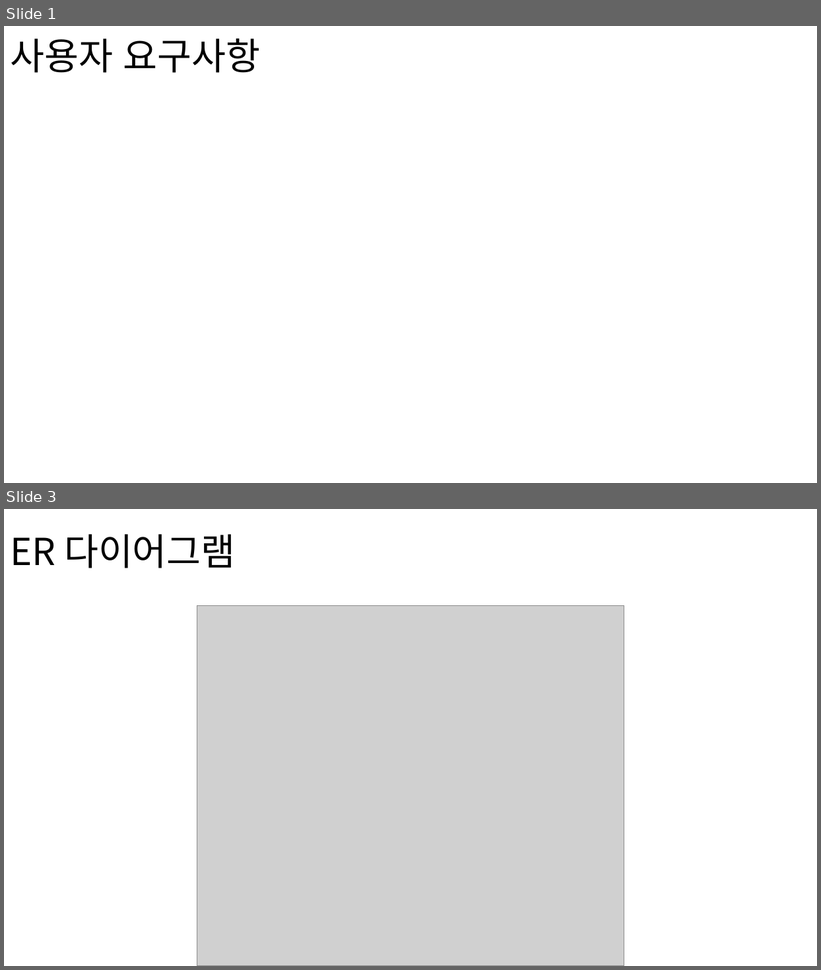
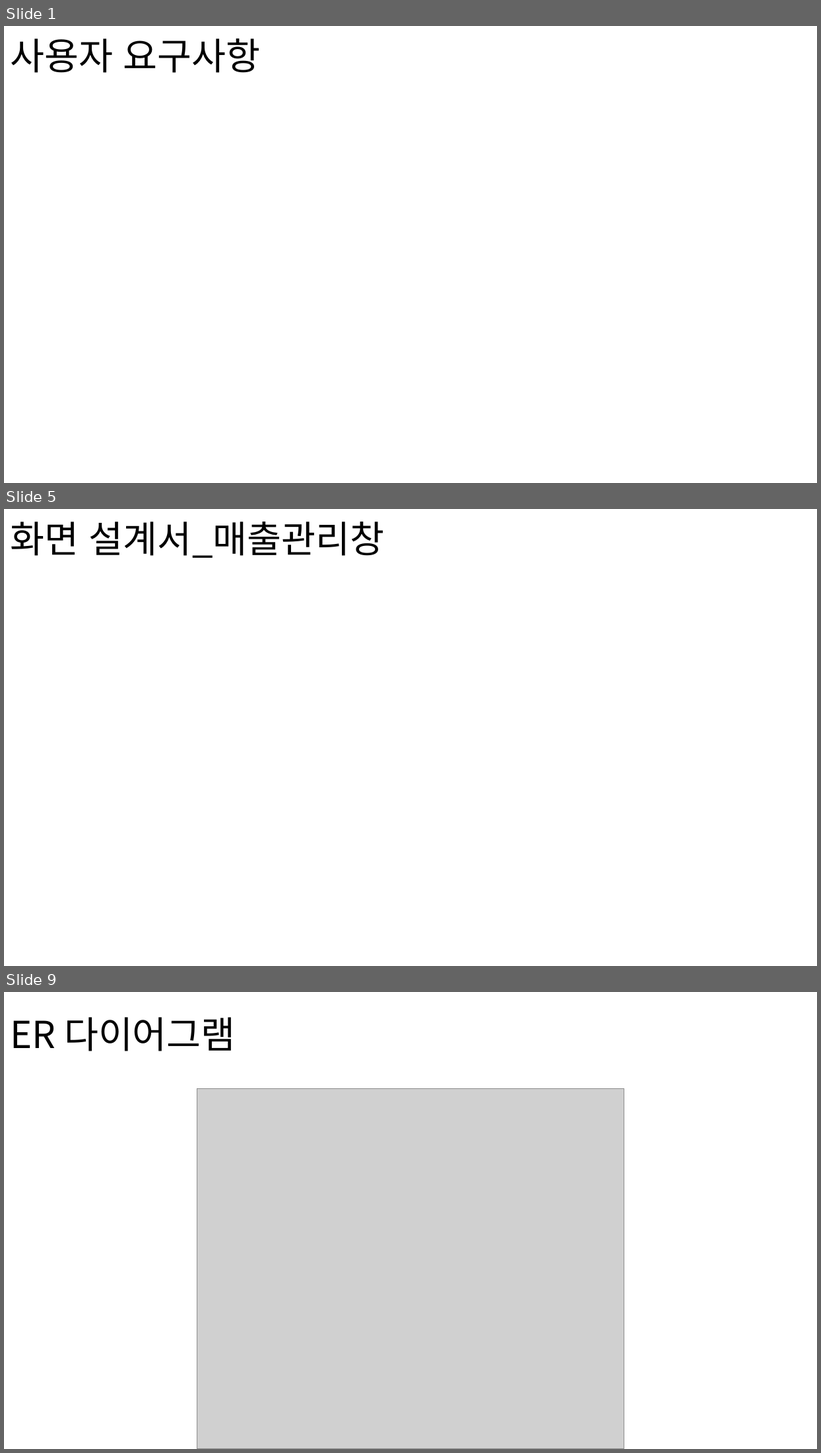
Before and after one commit to 201411096/JavaBasic, a slide deck: JavaBasic/src/t_teamproject/teamproject_02/document/forSubmission/포트폴리오.pptx. Shown one above the other, each under a label of ours: slides 1 and 3 before the commit, slides 1, 5 and 9 after it; the slides between them are not shown. The pictures are 821x970 and 821x1453 pixels, drawn with LibreOffice and Linux fonts; fonts in the diff are those of the drawing; grey boxes stand for pictures; background and template pictures are left out. Boxes give left, top, right and bottom in pixels: in the first picture for what was removed or moved away, otherwise in the second. Text is boxed around its words. In the diff, an @@ line names an element or a change of style, - is before the commit and + after.

```diff
--- a/JavaBasic/src/t_teamproject/teamproject_02/document/forSubmission/포트폴리오.pptx
+++ b/JavaBasic/src/t_teamproject/teamproject_02/document/forSubmission/포트폴리오.pptx
@@ slide 5 added at (x1=4, y1=509, x2=817, y2=966), background picture (left out) @@
@@ title added at (x1=10, y1=522, x2=384, y2=558), 44 pt, text #000000 @@
+화면 설계서_매출관리창
@@ what was slide 3 is now slide 9 @@
```
Also in this commit, not shown: 1 slide changed, 5 other slides added, 8 other files.
